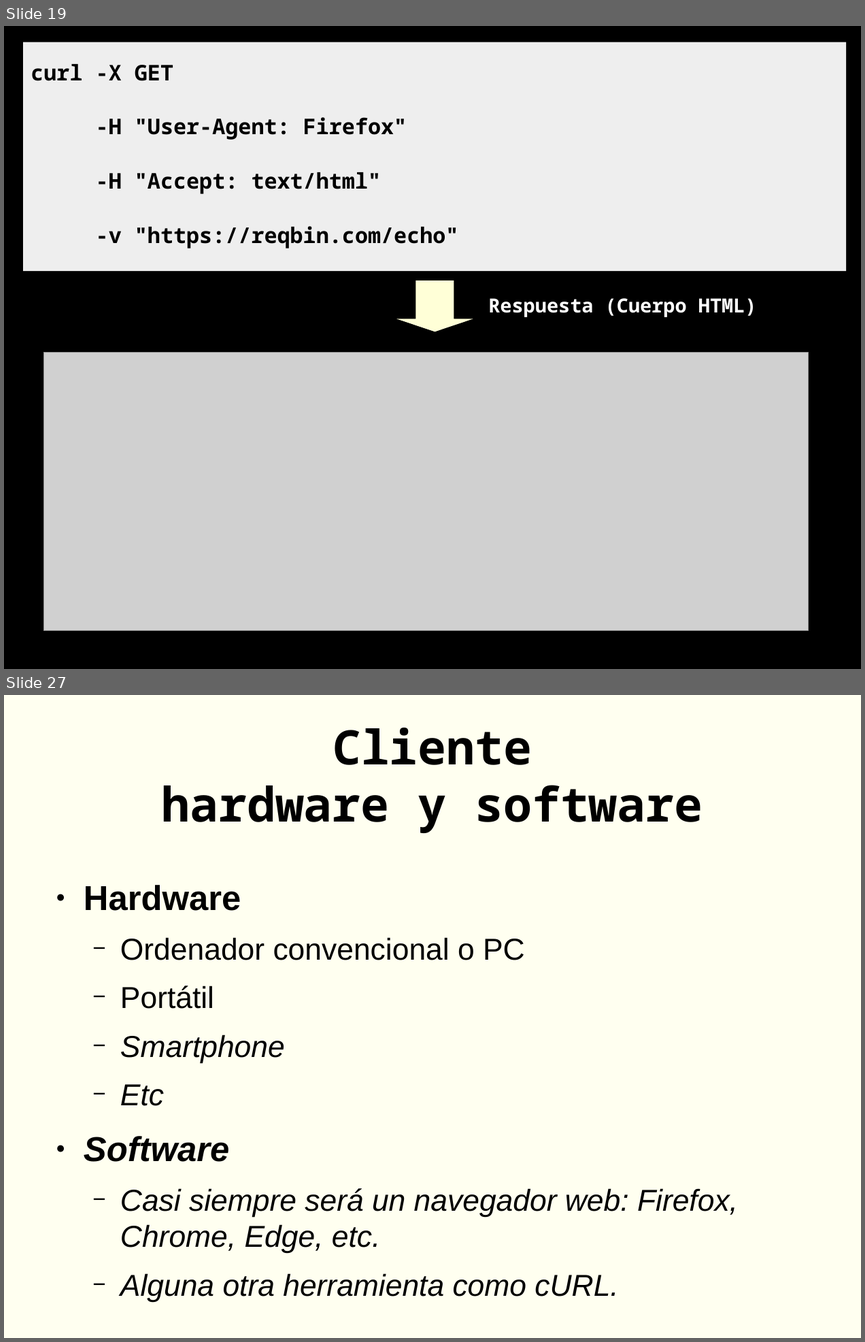
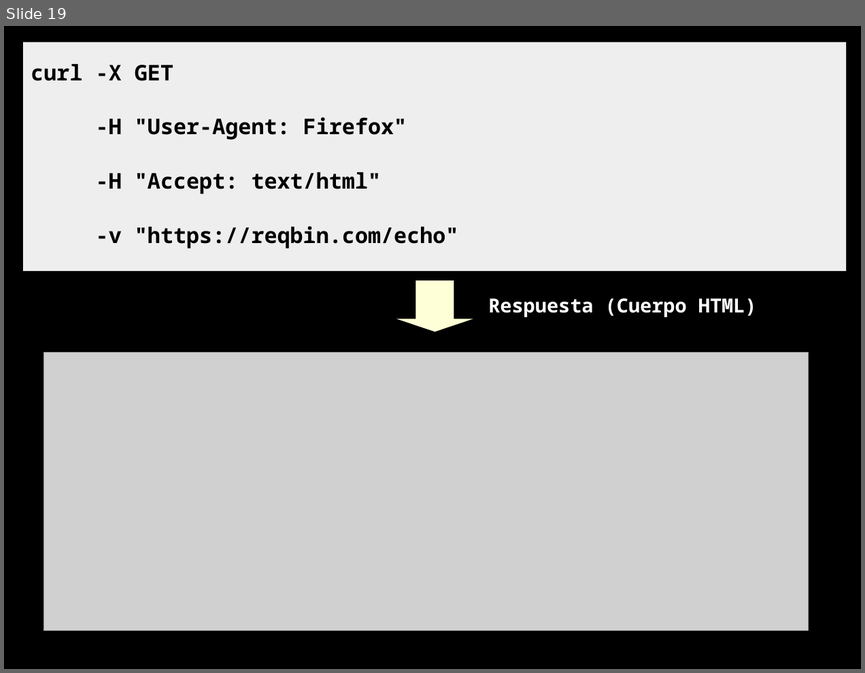
Before and after one commit to rgmf/DWES, a slide deck: 01_arquitectura_web/presentacion/02_protocolo_http.odp. Shown one above the other, each under a label of ours: slides 19 and 27 before the commit, slide 19 after it; the slides between them are not shown. The pictures are 865x1342 and 865x673 pixels, drawn with LibreOffice and Linux fonts; fonts in the diff are those of the drawing; grey boxes stand for pictures. Boxes give left, top, right and bottom in pixels: in the first picture for what was removed or moved away, otherwise in the second. Text is boxed around its words. In the diff, an @@ line names an element or a change of style, - is before the commit and + after.

```diff
--- a/01_arquitectura_web/presentacion/02_protocolo_http.odp
+++ b/01_arquitectura_web/presentacion/02_protocolo_http.odp
@@ slide 27 removed at bbox=[4, 695, 861, 1338], background #FFFFF0 @@
@@ title removed at bbox=[161, 727, 702, 833] @@
-Cliente
-hardware y software
@@ text removed at bbox=[84, 885, 738, 1302] @@
-● Hardware
-  − Ordenador convencional o PC
-  − Portátil
-  − Smartphone
-  − Etc
-● Software
-  − Casi siempre será un navegador web: Firefox, Chrome, Edge, etc.
-  − Alguna otra herramienta como cURL.
```
Also in this commit, not shown: 1 slide changed, 16 other slides removed, 30 other files.
